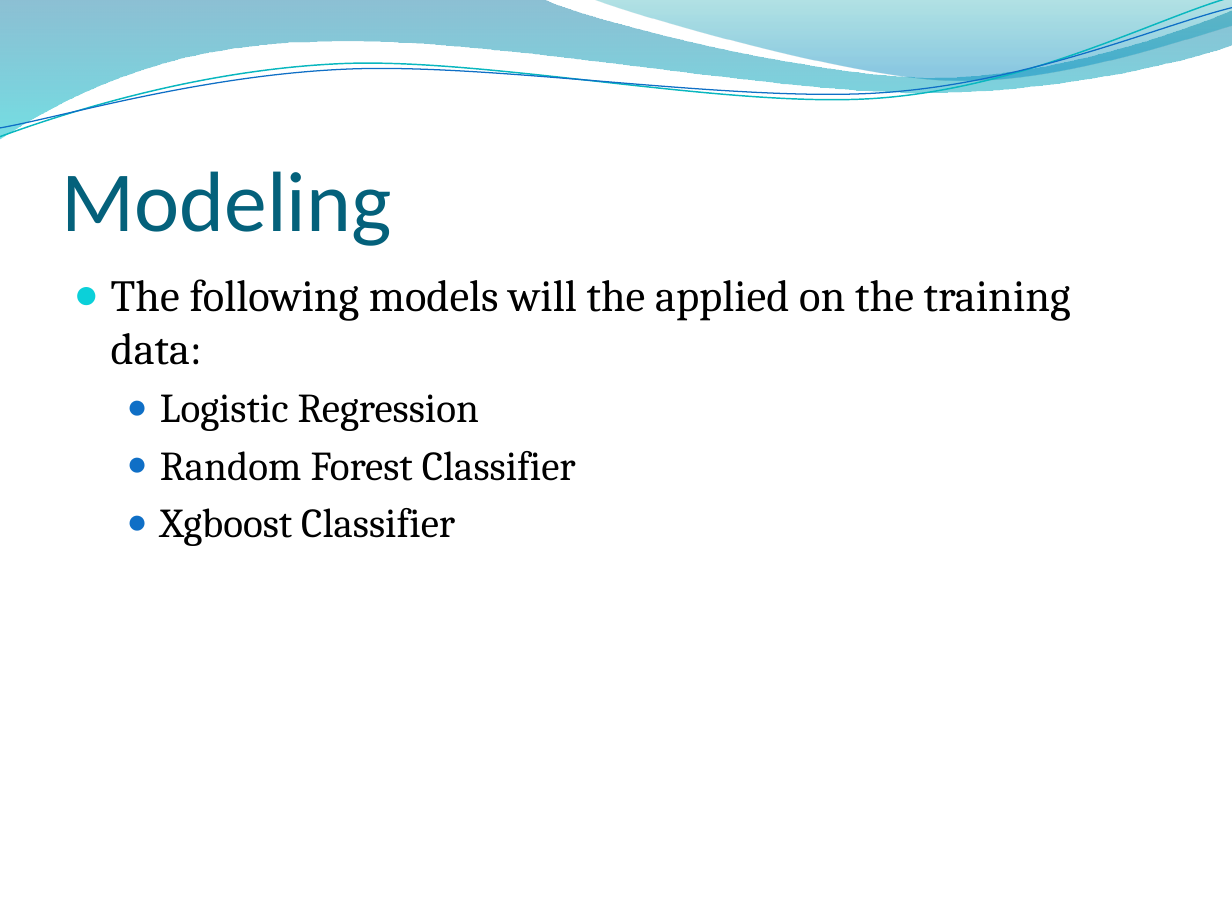
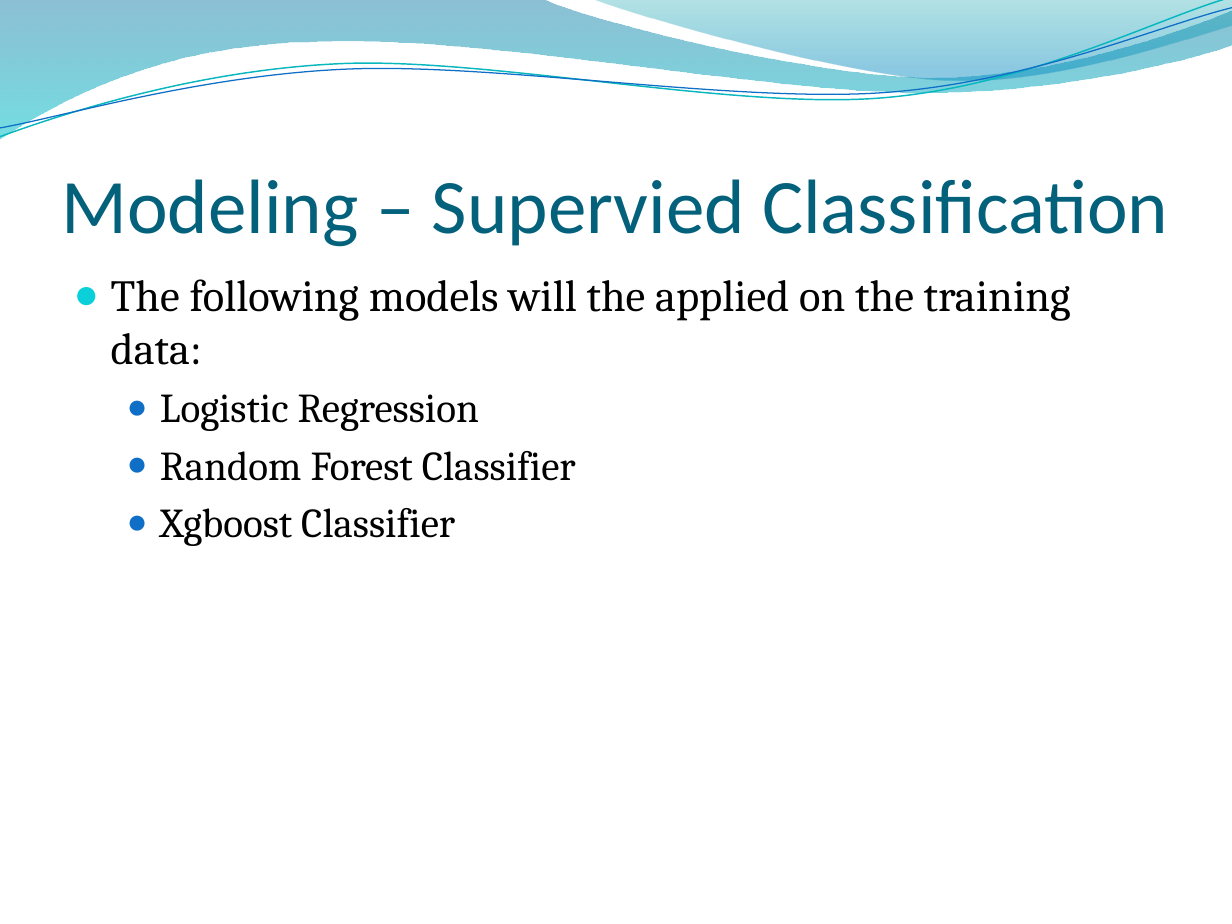
Before and after one commit to williambfi/machine-learning-assignment, a slide deck: slide 21 of Final Project House Loan Prediction/HOUSE LOAN PREDICTION.pptx. Drawn at 1232x924 pixels with LibreOffice and Linux fonts; fonts in the diff are those of the drawing; background and template pictures are left out. Boxes give left, top, right and bottom in pixels: in the first picture for what was removed or moved away, otherwise in the second. Text is boxed around its words. In the diff, an @@ line names an element or a change of style, - is before the commit and + after.

```diff
--- a/Final Project House Loan Prediction/HOUSE LOAN PREDICTION.pptx
+++ b/Final Project House Loan Prediction/HOUSE LOAN PREDICTION.pptx
@@ title at [62, 179, 1168, 247]: text changed; size 50 to 45 pt @@
-Modeling
+Modeling – Supervied Classification
```
Also in this commit, not shown: 13 other slides changed.
